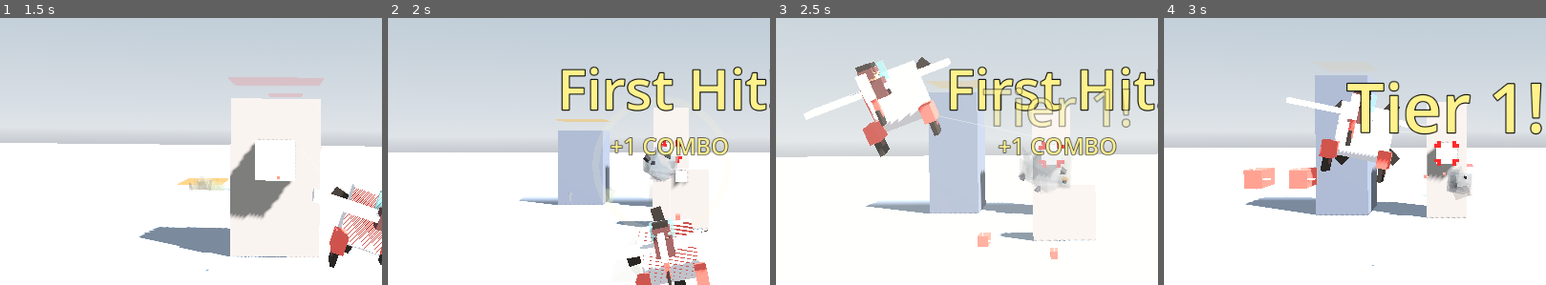
Above: before the commit, frames 1-4 (left to right).
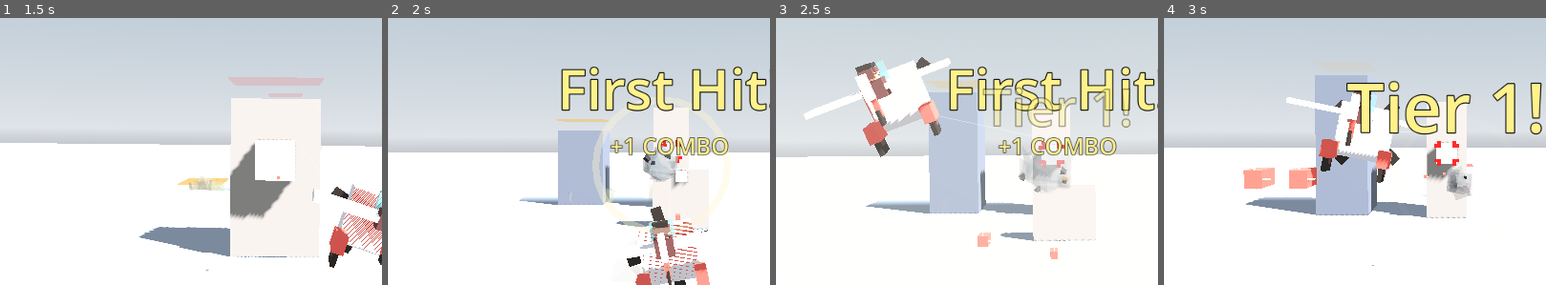
Above: after the commit, the same moments.

Repository: weathermanho/supercent
Game: Godot game, scene res://scenes/Main.tscn
Same seed, same stepped clock (60 frames per second), same inputs: the game is played once before the commit and once after it.
Inputs (mouse positions are % of the whole screen's width and height, from its top left):
- Up to frame 1 (1.5 s): tap Enter at 0.5 s; move the mouse to (45, 70) at 0.52 s; hold Right mouse button (fire_missle) 0.53-1.25 s; click (45, 70) at 0.67 s; tap Space (ui_select) at 0.77 s; drag from (80, 65) to (45, 70) at 1.27 s
- Up to frame 2 (2 s): no input
- Up to frame 3 (2.5 s): move the mouse to (20, 35) at 2.02 s; hold Right mouse button (fire_missle) from 2.03 s (still down); click (20, 35) at 2.17 s
- Up to frame 4 (3 s): release Right mouse button (fire_missle) at 2.75 s; drag from (55, 50) to (20, 35) at 2.77 s
The pictures show only the part of the screen within x 13-63%, y 23-73%; the shares and areas given below are measured in that part.

Frame 1 is identical in both runs. In frame 2, 0.2% of the frame differs, in the area x 57-80%, y 65-82%; in frame 3, less than 0.1%; in frame 4, less than 0.1%.

Commit message:
fix(ult): ring no_depth_test + 두꺼운 tube + 긴 duration → 확실히 보임
진단: real_time 모드 추가했는데도 ring 안 보임. 원인 후보:
1. 머티리얼 depth_test로 비행기/기둥 mesh 뒤로 occluded
2. tube 두께 1 unit (inner=9, outer=10)로 너무 얇음
3. 초기 alpha 0.7 + 짧은 duration으로 빠르게 사라짐
4. 토러스 cull_mode 한 쪽만 보임

다 한꺼번에 해결:
- ShockwaveRing._mat.no_depth_test = true (항상 위에)
- cull_mode = CULL_DISABLED (양면)
- 초기 alpha 0.7 → 0.95
- emission energy 1.5 → 2.5
- tube_thickness 옵션 추가 (기존 ring은 1.0 유지)
- ULT 펄스 5개 ring에 tube_thickness=4.0 (4배 두께)
- ULT duration도 늘림 0.25~0.62 → 0.45~0.95.

Co-Authored-By: Claude Opus 4.7 <noreply@anthropic.com>

Diff:
--- a/godot_project/scripts/Main.gd
+++ b/godot_project/scripts/Main.gd
@@ -1084,11 +1084,13 @@
 	_cleanup(to_remove, _particles)
 
 
-func _spawn_shockwave(pos: Vector3, end_scale_: float, duration_: float, real_time: bool = false) -> void:
+func _spawn_shockwave(pos: Vector3, end_scale_: float, duration_: float,
+		real_time: bool = false, thickness: float = 1.0) -> void:
 	var ring: Node3D = ShockwaveRingScript.new()
 	ring.end_scale = end_scale_
 	ring.duration = duration_
 	ring.real_time = real_time
+	ring.tube_thickness = thickness
 	add_child(ring)
 	ring.position = pos
 	_shockwaves.append(ring)
@@ -1569,12 +1571,12 @@
 	# muzzle. Spawned BEFORE the slowmo request so the first frame draws at
 	# real time (no creeping smear). This is the "BOOM, here it goes" pulse.
 	var pulse_pos: Vector3 = airplane.position + Vector3(30.0, 15.0, 0.0)
-	var ring_scales: Array = [40.0, 80.0, 130.0, 190.0, 260.0]
-	var ring_durations: Array = [0.25, 0.32, 0.40, 0.50, 0.62]
-	# real_time=true so the rings grow on wall-clock seconds and aren't slowed
-	# to 0.35x by the slowmo below — the pulse stays punchy.
+	# real_time=true so the rings grow on wall-clock seconds (slowmo doesn't
+	# crush them to a creep). Thick tube + no-depth-test mat = unmistakable.
+	var ring_scales: Array = [50.0, 95.0, 150.0, 215.0, 290.0]
+	var ring_durations: Array = [0.45, 0.55, 0.65, 0.80, 0.95]
 	for i in ring_scales.size():
-		_spawn_shockwave(pulse_pos, ring_scales[i], ring_durations[i], true)
+		_spawn_shockwave(pulse_pos, ring_scales[i], ring_durations[i], true, 4.0)
 	_spawn_explosion(pulse_pos, SmokeBurstScript.Kind.GIANT_FINISH, 3.0)
 
 	flash_overlay.flash(0.7, 0.5, false)
--- a/godot_project/scripts/ShockwaveRing.gd
+++ b/godot_project/scripts/ShockwaveRing.gd
@@ -9,6 +9,9 @@
 ## GameConfig.time_scale (slowmo / hitstop). Used by the ULT pulse so the
 ## release punch still reads sharply through the slowmo it triggers.
 var real_time: bool = false
+## Tube thickness override. Default torus is 1 unit thick — for the ULT pulse
+## we want a much fatter, more visible ring (set before _ready).
+var tube_thickness: float = 1.0
 
 var _t: float = 0.0
 var _start_msec: int = 0
@@ -19,16 +22,18 @@
 func _ready() -> void:
 	var torus := TorusMesh.new()
 	torus.inner_radius = 9.0
-	torus.outer_radius = 10.0
+	torus.outer_radius = 9.0 + tube_thickness
 	torus.rings = 24
-	torus.ring_segments = 6
+	torus.ring_segments = 8
 	_mat = StandardMaterial3D.new()
-	_mat.albedo_color = Color(1.0, 0.92, 0.7, 0.7)
+	_mat.albedo_color = Color(1.0, 0.92, 0.7, 0.95)
 	_mat.transparency = BaseMaterial3D.TRANSPARENCY_ALPHA
 	_mat.shading_mode = BaseMaterial3D.SHADING_MODE_UNSHADED
+	_mat.cull_mode = BaseMaterial3D.CULL_DISABLED
+	_mat.no_depth_test = true   # always drawn on top so pillars/plane don't hide it
 	_mat.emission_enabled = true
 	_mat.emission = Color(1.0, 0.85, 0.5)
-	_mat.emission_energy_multiplier = 1.5
+	_mat.emission_energy_multiplier = 2.5
 	_mesh = MeshInstance3D.new()
 	_mesh.mesh = torus
 	_mesh.set_surface_override_material(0, _mat)
@@ -45,7 +50,7 @@
 	var p: float = clampf(_t / duration, 0.0, 1.0)
 	var s: float = lerpf(1.0, end_scale, p)
 	scale = Vector3(s, s, s)
-	_mat.albedo_color.a = lerpf(0.7, 0.0, p)
+	_mat.albedo_color.a = lerpf(0.95, 0.0, p)
 
 	# Billboard the ring toward the camera so its disc faces the viewer.
 	var cam := get_viewport().get_camera_3d()
